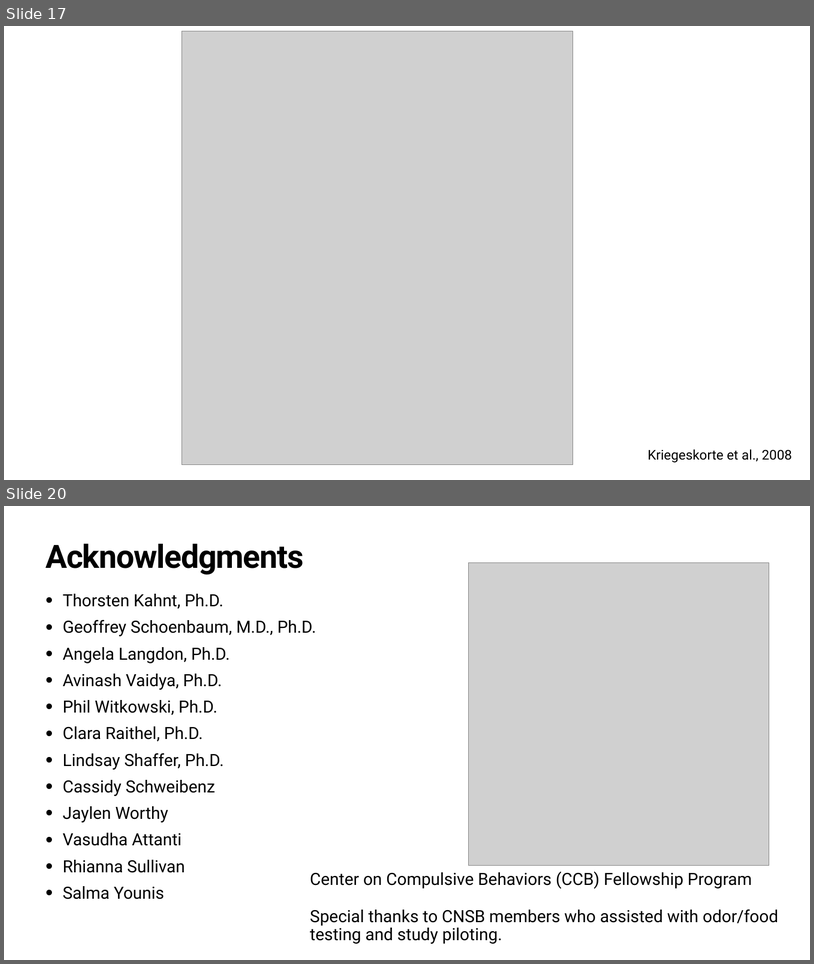
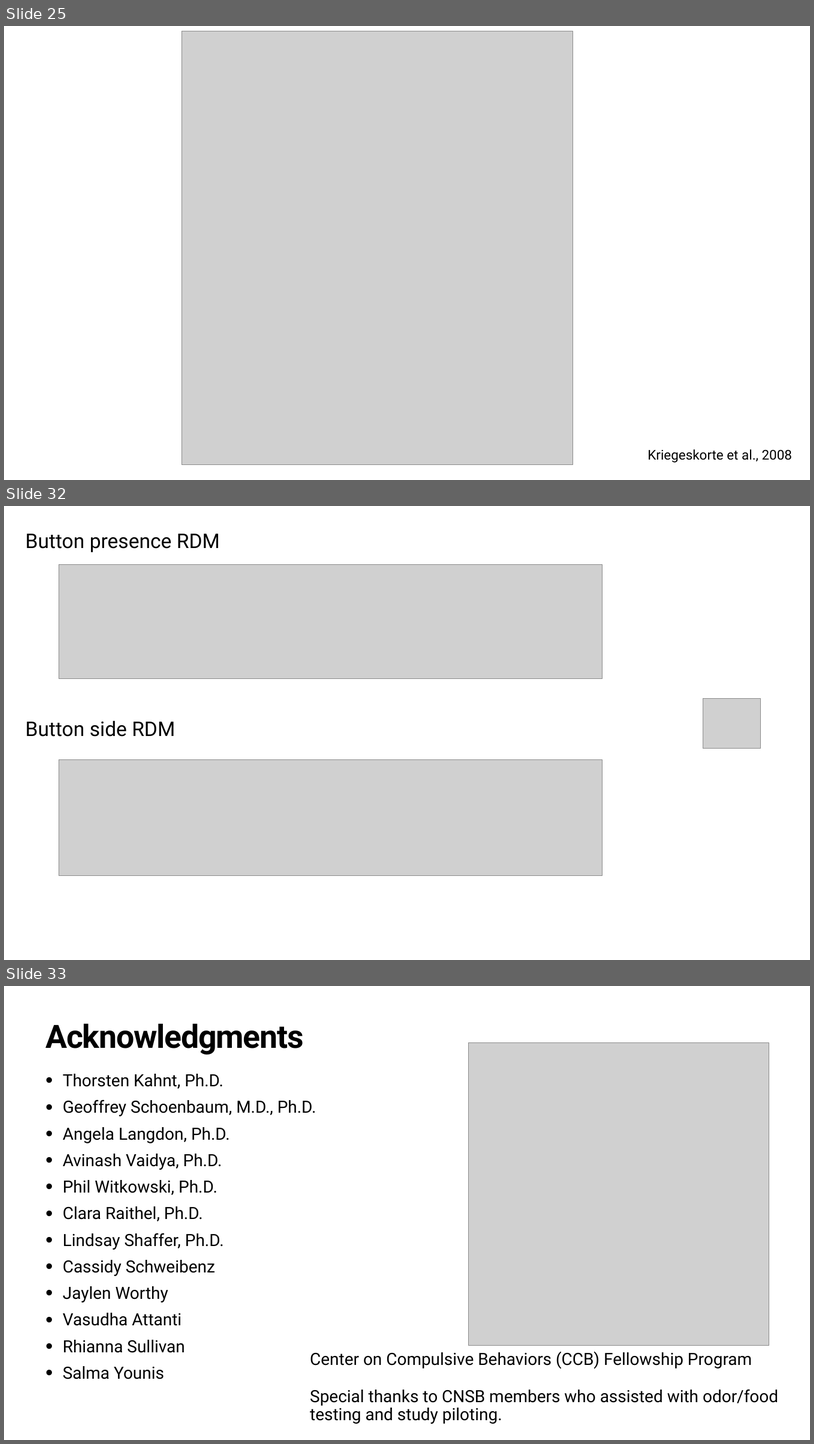
Before and after one commit to QingfangLiu/project-spcd, a slide deck: docs/Joint_lab_meeting.pptx. Shown one above the other, each under a label of ours: slides 17 and 20 before the commit, slides 25, 32 and 33 after it; the slides between them are not shown. The pictures are 814x964 and 814x1444 pixels, drawn with LibreOffice and Linux fonts; fonts in the diff are those of the drawing; grey boxes stand for pictures. Boxes give left, top, right and bottom in pixels: in the first picture for what was removed or moved away, otherwise in the second. Text is boxed around its words. In the diff, an @@ line names an element or a change of style, - is before the commit and + after.

```diff
--- a/docs/Joint_lab_meeting.pptx
+++ b/docs/Joint_lab_meeting.pptx
@@ slide 32 added at (4,506,810,960), background #FFFFFF @@
@@ text added at (26,534,220,552), 48 pt, text #000000 @@
+Button presence RDM
@@ picture added at (59,564,602,679) @@
@@ picture added at (703,698,761,748) @@
@@ text added at (26,720,175,736), 48 pt, text #000000 @@
+Button side RDM
@@ picture added at (59,760,602,875) @@
@@ what was slide 17 is now slide 25 @@
@@ what was slide 20 is now slide 33 @@
```
Also in this commit, not shown: 1 slide changed, 13 other slides added, 1 slide removed.
